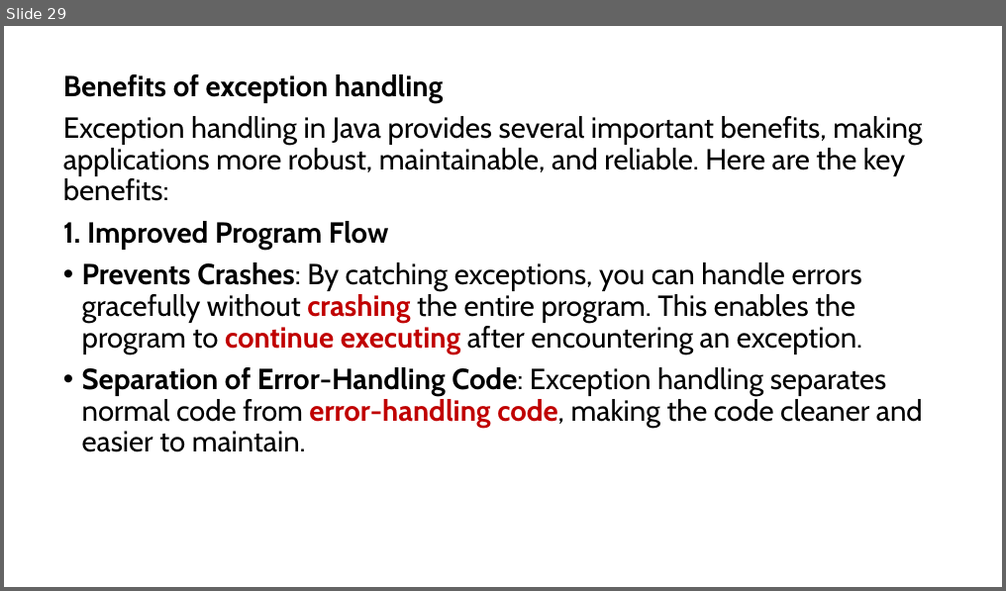
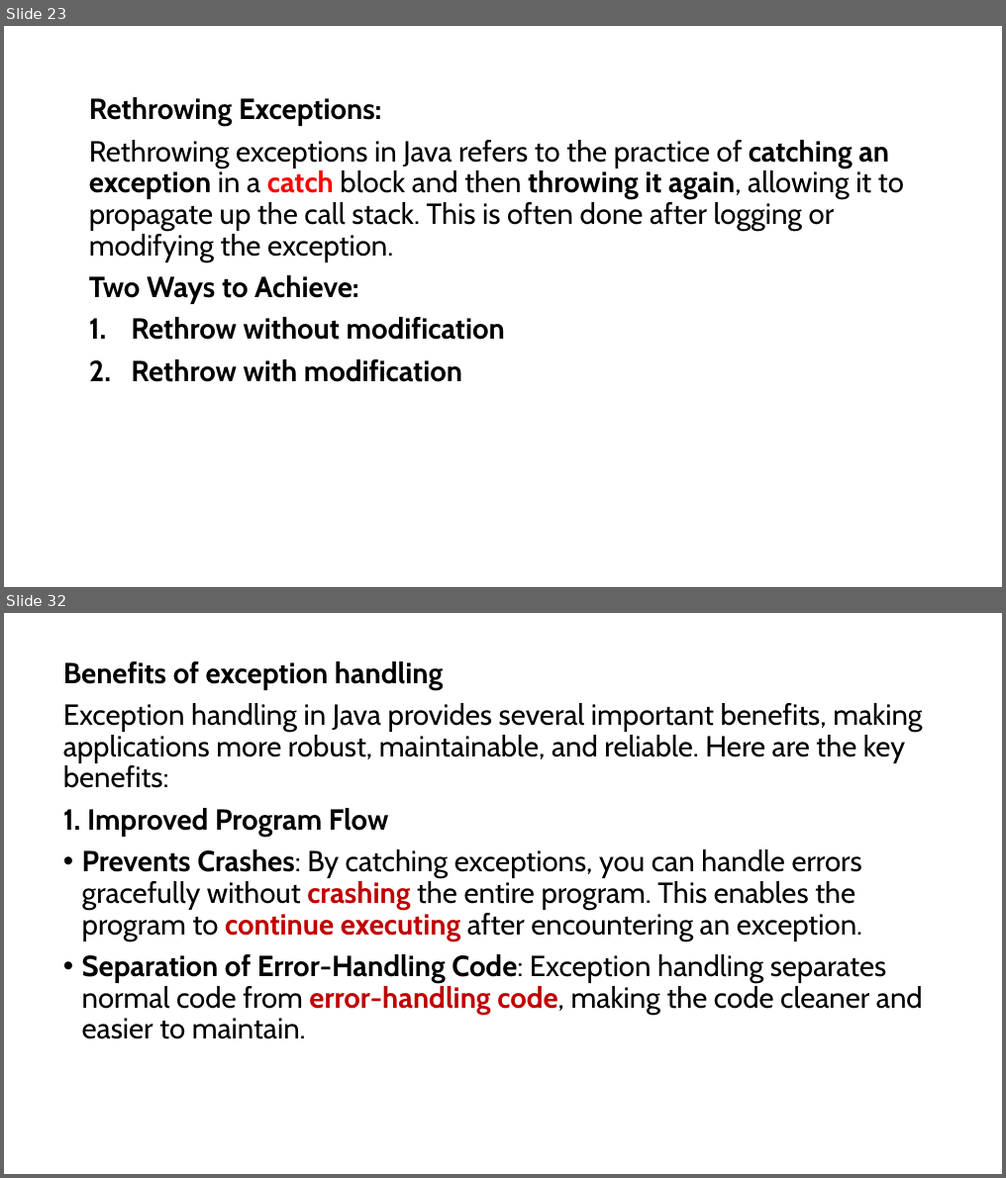
Before and after one commit to PRAMOD-VISHNU-NAIK/MCA-2nd-Sem-Shridevi-College, a slide deck: Theory Class-Notes/Complete Syllabus and Notes/Module-4 Exception Handling.pptx. Shown one above the other, each under a label of ours: slide 29 before the commit, slides 23 and 32 after it; the slides between them are not shown. The pictures are 1006x591 and 1006x1178 pixels, drawn with LibreOffice and Linux fonts; fonts in the diff are those of the drawing. Boxes give left, top, right and bottom in pixels: in the first picture for what was removed or moved away, otherwise in the second. Text is boxed around its words. In the diff, an @@ line names an element or a change of style, - is before the commit and + after.

```diff
--- a/Theory Class-Notes/Complete Syllabus and Notes/Module-4 Exception Handling.pptx
+++ b/Theory Class-Notes/Complete Syllabus and Notes/Module-4 Exception Handling.pptx
@@ slide 23 added at [4, 26, 1002, 587], background #FFFFFF @@
@@ text added at [89, 97, 904, 382], 28 pt, text #000000 @@
+Rethrowing Exceptions:
+Rethrowing exceptions in Java refers to the practice of catching an exception in a catch block and then throwing it again, allowing it to propagate up the call stack. This is often done after logging or modifying the exception.
+Two Ways to Achieve:
+1. Rethrow without modification
+2. Rethrow with modification
@@ what was slide 29 is now slide 32 @@
```
Also in this commit, not shown: 2 slides changed, 6 other slides added, 4 slides removed, 2 other files.
